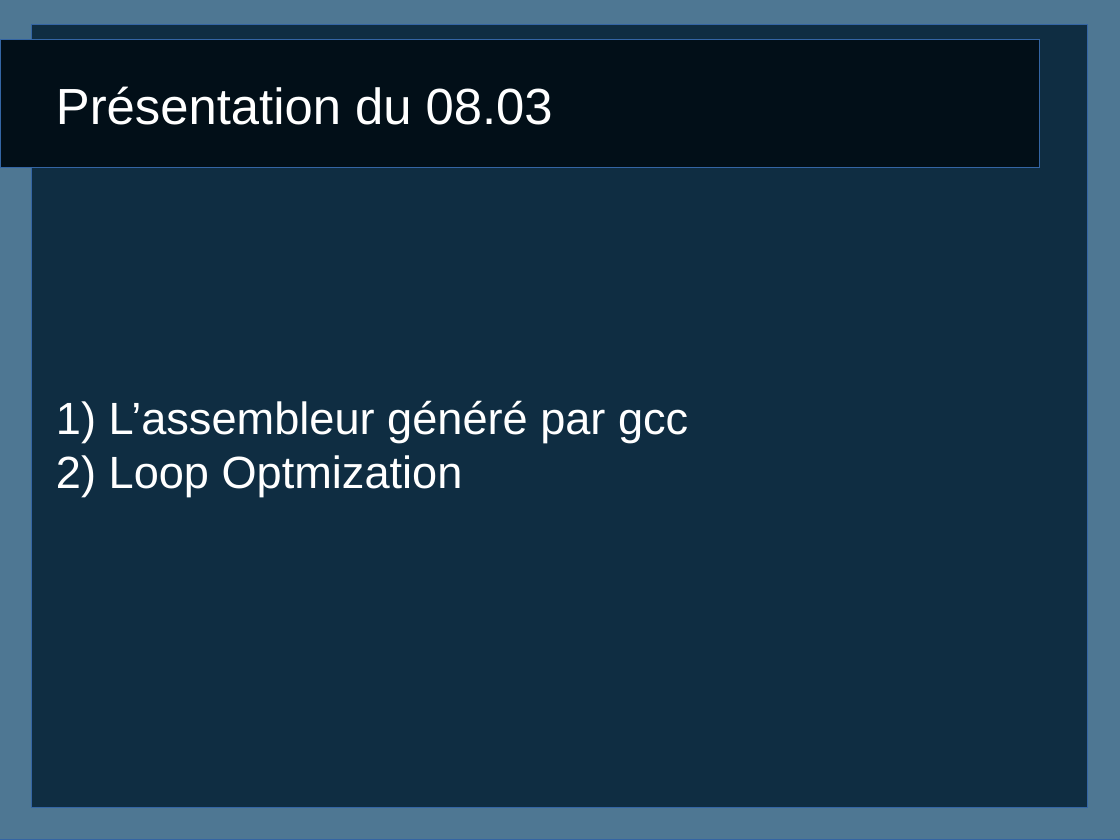
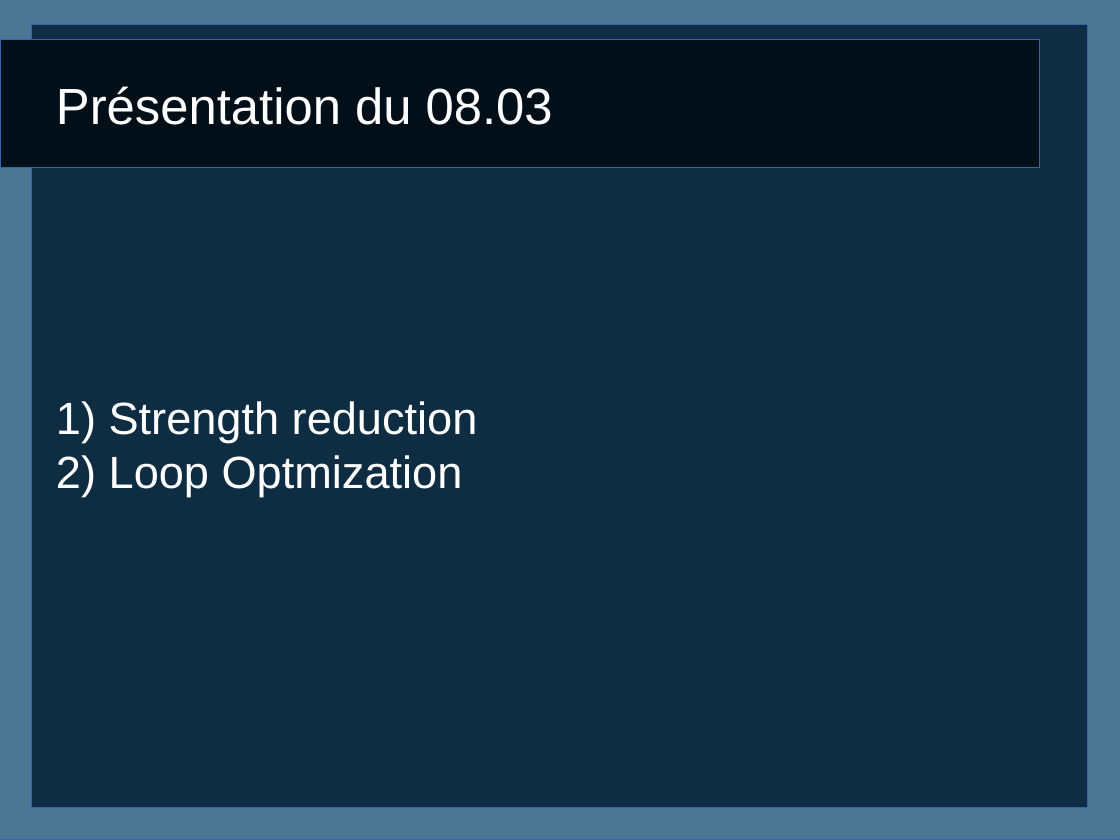
Before and after one commit to caswitch/recherche-et-doc-s4, a slide deck: slide 1 of Diapo3.odp. Drawn at 1120x840 pixels with LibreOffice and Linux fonts; fonts in the diff are those of the drawing. Boxes give left, top, right and bottom in pixels: in the first picture for what was removed or moved away, otherwise in the second. Text is boxed around its words. In the diff, an @@ line names an element or a change of style, - is before the commit and + after.

```diff
--- a/Diapo3.odp
+++ b/Diapo3.odp
@@ subtitle at [109, 401, 478, 443]: text changed @@
-1) L’assembleur généré par gcc
+1) Strength reduction
```
Also in this commit, not shown: 1 other slide changed.
